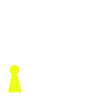
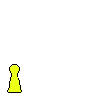
Layers edited between the first and the second 100×100 image:
removed layer "Transformation" over [7, 64, 22, 93]
painted on "Background" over [7, 64, 22, 93]
